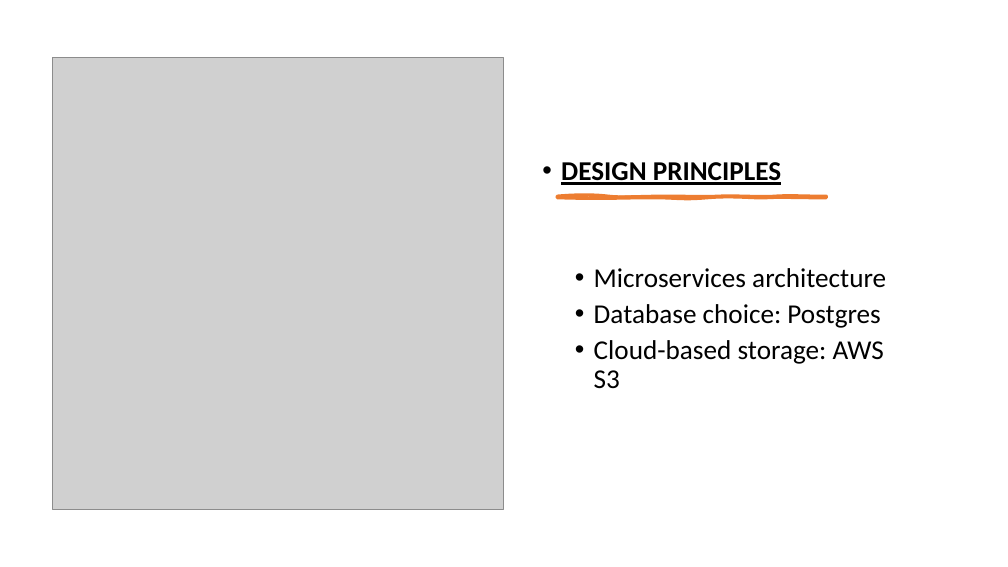
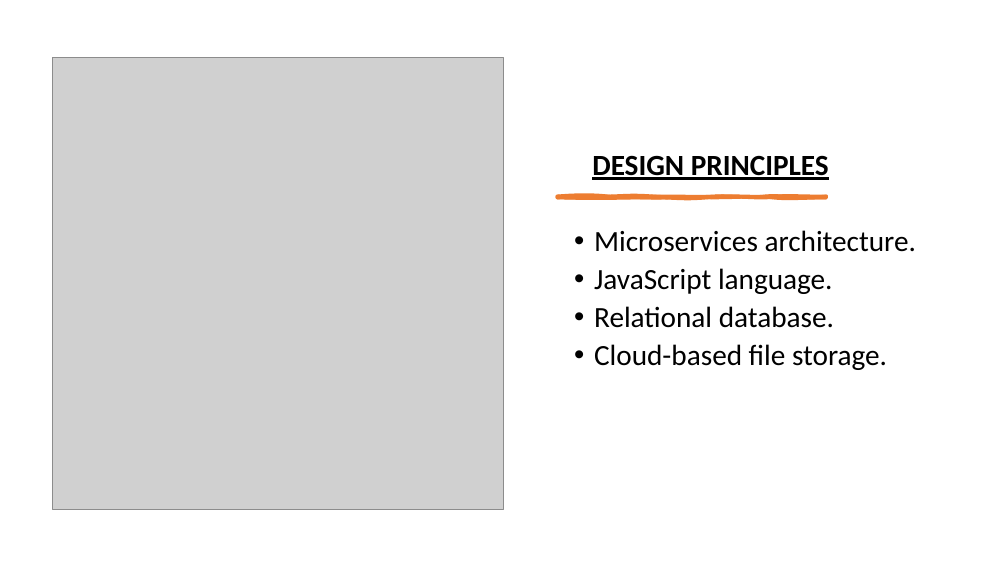
Before and after one commit to Nide17/irembo-user-acc-mgt, a slide deck: slide 3 of ppt.pptx (slide 10 before the commit). Drawn at 1008x567 pixels with LibreOffice and Linux fonts; fonts in the diff are those of the drawing; grey boxes stand for pictures. Boxes give left, top, right and bottom in pixels: in the first picture for what was removed or moved away, otherwise in the second. Text is boxed around its words. In the diff, an @@ line names an element or a change of style, - is before the commit and + after.

```diff
--- a/ppt.pptx
+++ b/ppt.pptx
@@ text "DESIGN PRINCIPLES": place and size @@
-text "DESIGN PRINCIPLES" at [561,162,886,389]
+text "DESIGN PRINCIPLES" at [592,155,916,370]
@@ text at [592,155,829,180]: size 25.9 to 27.9 pt in "DESIGN PRINCIPLES"; bullet • to none @@
@@ freeform shape at [557,197,827,198]: outline redrawn @@
@@ text at [594,230,916,370]: text changed; size 25.9 to 27.9 pt @@
-• Microservices architecture
-• Database choice: Postgres
-• Cloud-based storage: AWS S3
+• Microservices architecture.
+• JavaScript language.
+• Relational database.
+• Cloud-based file storage.
```
Also in this commit, not shown: 11 other slides changed, 1 slide added, 6 other files.
